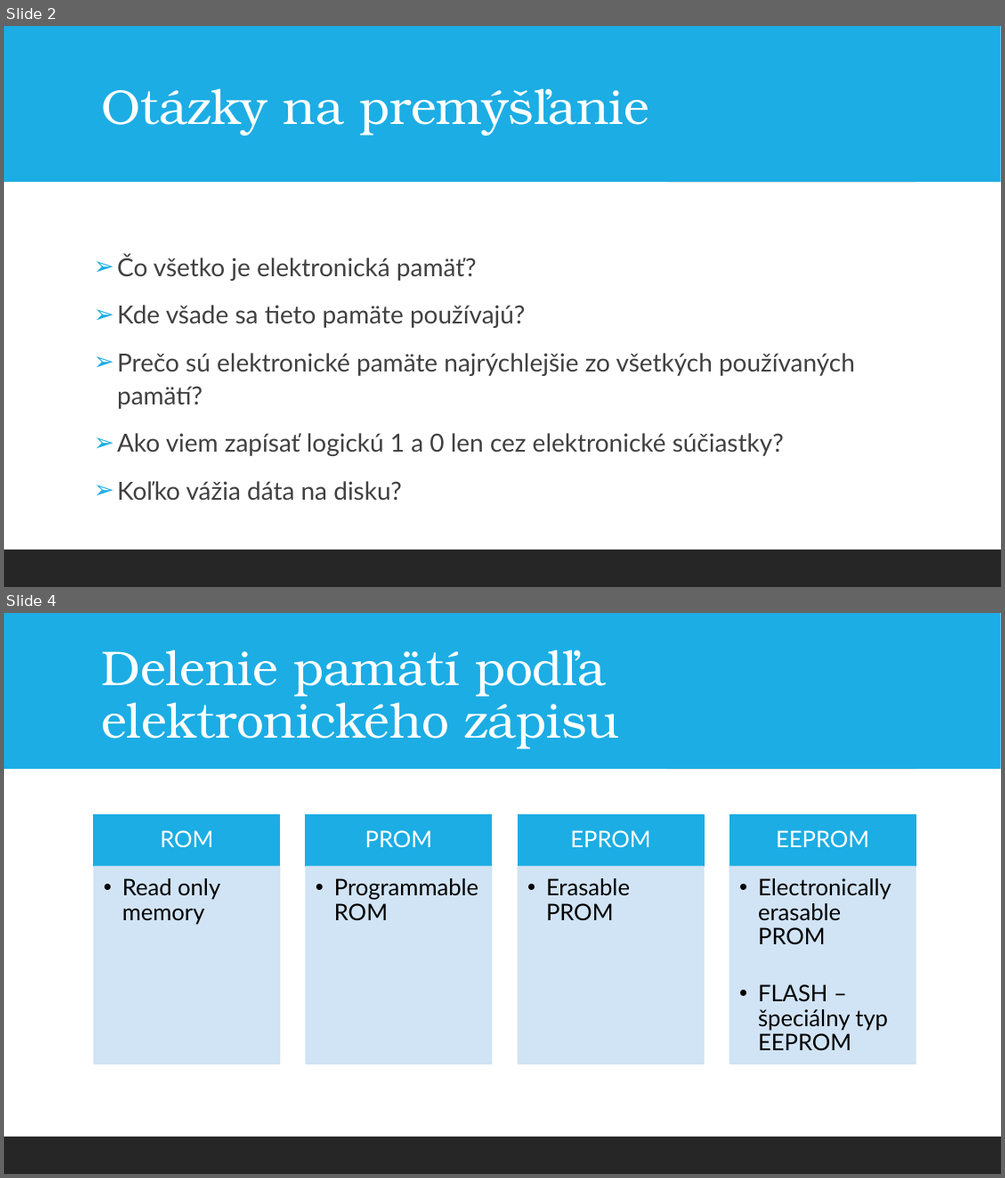
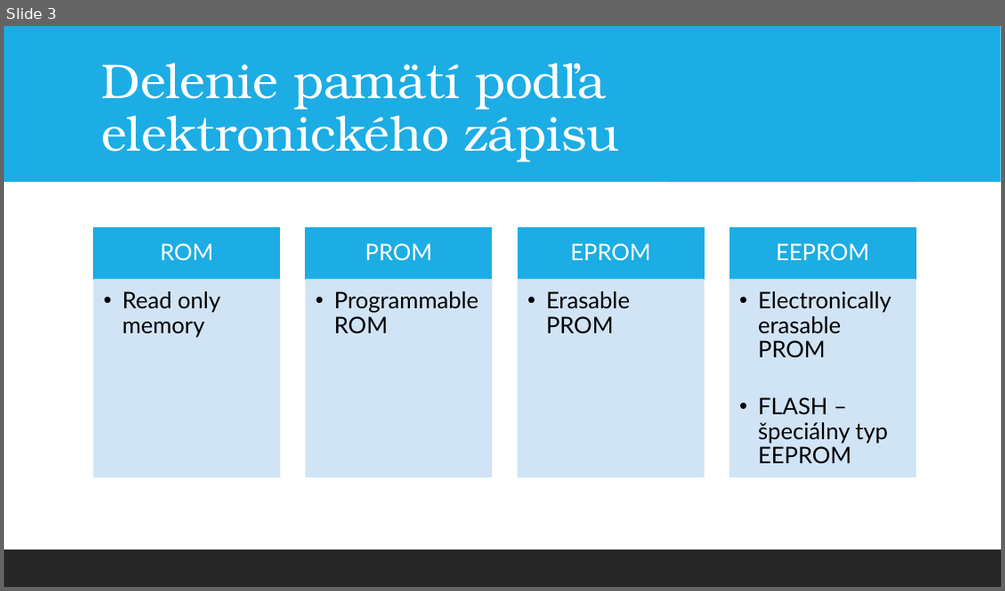
Before and after one commit to Matejejko/Skola, a slide deck: skola/Základy IKT systémov - hardware (ZIH)/Elektronické pamäte 11.2.ppt. Shown one above the other, each under a label of ours: slides 2 and 4 before the commit, slide 3 after it; the slides between them are not shown. The pictures are 1005x1178 and 1005x591 pixels, drawn with LibreOffice and Linux fonts; fonts in the diff are those of the drawing. Boxes give left, top, right and bottom in pixels: in the first picture for what was removed or moved away, otherwise in the second. Text is boxed around its words. In the diff, an @@ line names an element or a change of style, - is before the commit and + after.

```diff
--- a/skola/Základy IKT systémov - hardware (ZIH)/Elektronické pamäte 11.2.ppt
+++ b/skola/Základy IKT systémov - hardware (ZIH)/Elektronické pamäte 11.2.ppt
@@ slide 2 removed at <box>4,26,1001,587</box>, background #FFFFFF; not listed: 1 template element that a slide beside it also shows @@
@@ rectangle removed at <box>4,26,1000,182</box> @@
@@ title removed at <box>101,88,648,135</box> @@
-Otázky na premýšľanie
@@ text removed at <box>117,255,855,499</box> @@
-➢ Čo všetko je elektronická pamäť?
-➢ Kde všade sa tieto pamäte používajú?
-➢ Prečo sú elektronické pamäte najrýchlejšie zo všetkých používaných pamätí?
-➢ Ako viem zapísať logickú 1 a 0 len cez elektronické súčiastky?
-➢ Koľko vážia dáta na disku?
@@ rectangle removed at <box>4,549,1000,587</box> @@
@@ what was slide 4 is now slide 3 @@
```
Also in this commit, not shown: 11 slides changed.
